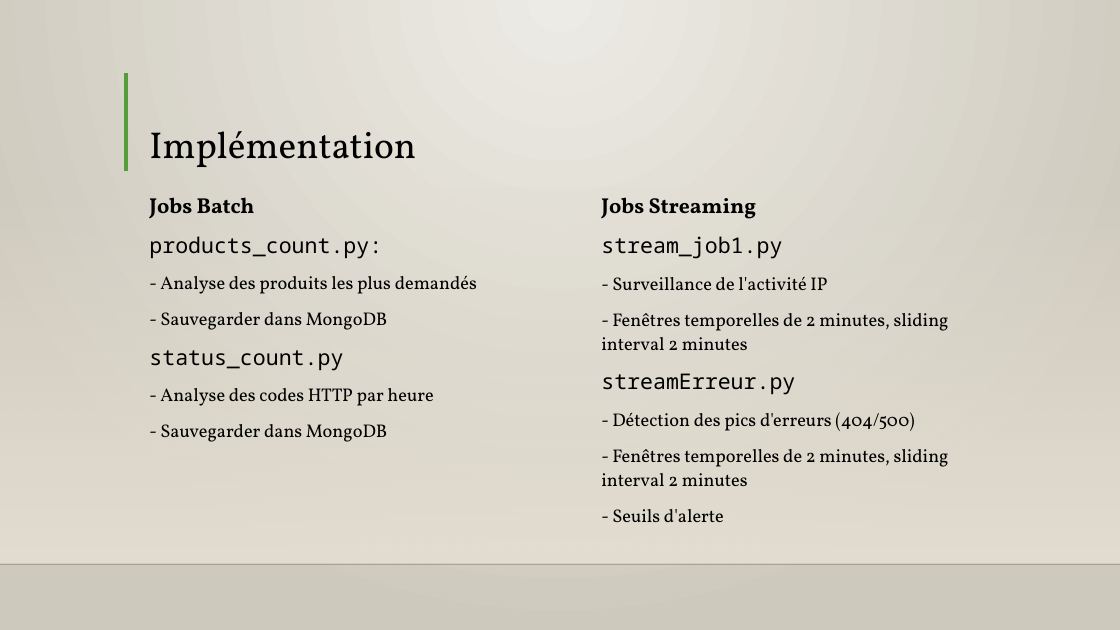
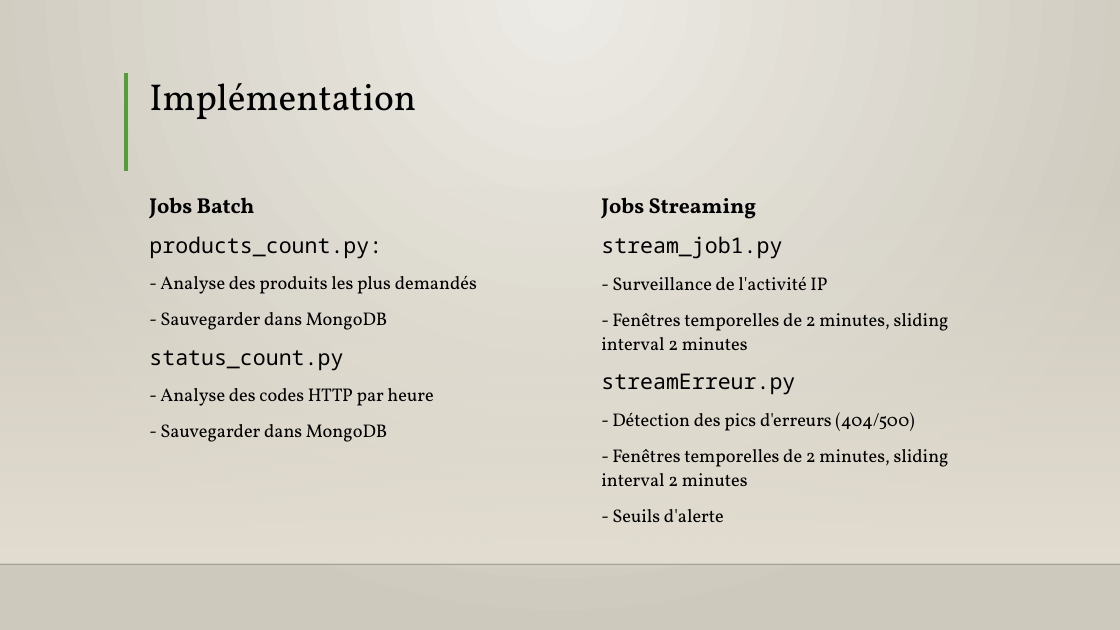
Before and after one commit to Lore9820/projet_architecture_distribue, a slide deck: slide 4 of presentation_projet_clement_lore.pptx (slide 3 before the commit). Drawn at 1120x630 pixels with LibreOffice and Linux fonts; fonts in the diff are those of the drawing; background and template pictures are left out. Boxes give left, top, right and bottom in pixels: in the first picture for what was removed or moved away, otherwise in the second. Text is boxed around its words. In the diff, an @@ line names an element or a change of style, - is before the commit and + after.

```diff
--- a/presentation_projet_clement_lore.pptx
+++ b/presentation_projet_clement_lore.pptx
@@ title "Implémentation" at (149,83,416,119): vertical alignment bottom to top @@
```
Also in this commit, not shown: 2 other slides changed, 4 slides added, 2 slides removed.
